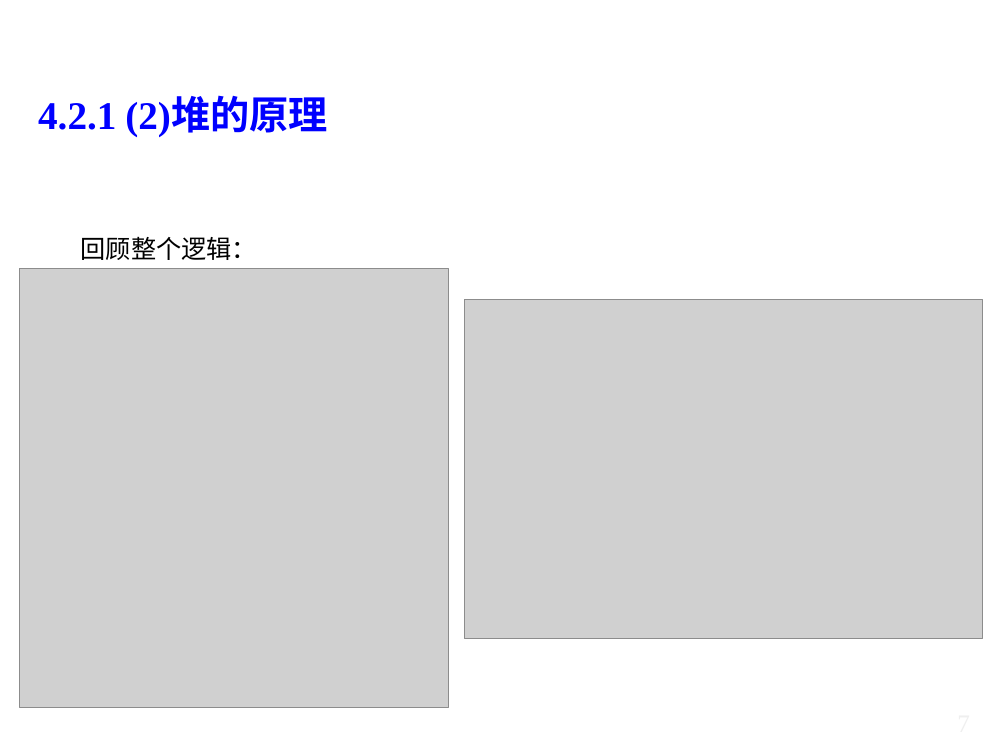
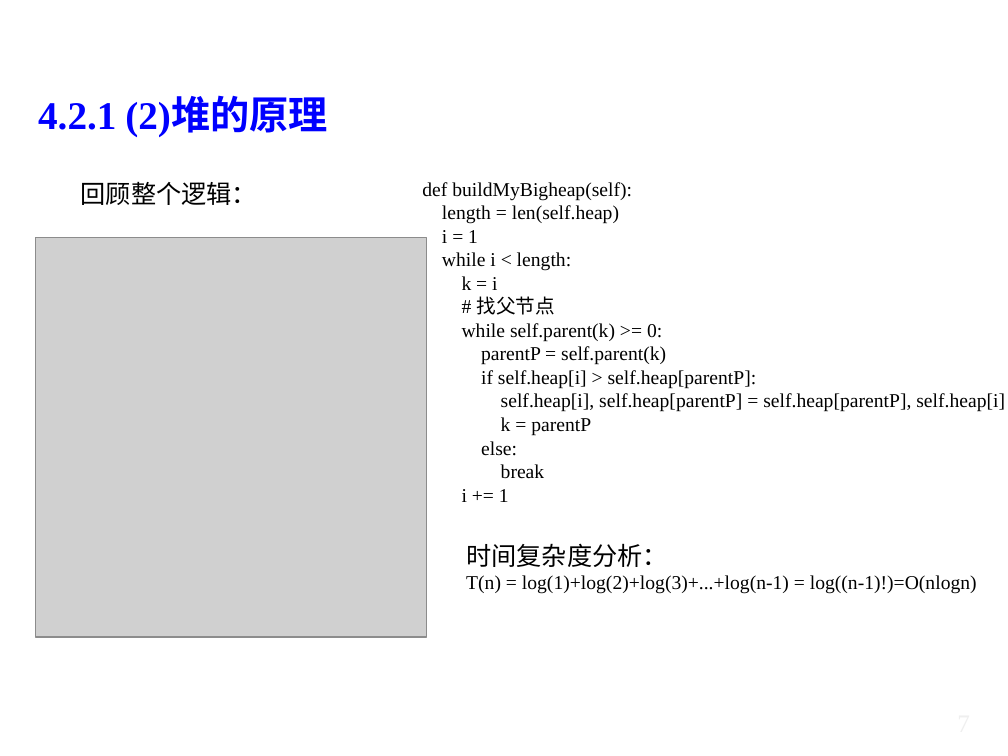
Before and after one commit to liutongling/DP, a slide deck: slide 33 of file/第4章 贪心法.pptx (slide 34 before the commit). Drawn at 1008x756 pixels with LibreOffice and Linux fonts; fonts in the diff are those of the drawing; grey boxes stand for pictures; background and template pictures are left out. Boxes give left, top, right and bottom in pixels: in the first picture for what was removed or moved away, otherwise in the second. Text is boxed around its words. In the diff, an @@ line names an element or a change of style, - is before the commit and + after.

```diff
--- a/file/第4章 贪心法.pptx
+++ b/file/第4章 贪心法.pptx
@@ text "回顾整个逻辑：": place and size @@
-text "回顾整个逻辑：" at (81,236,257,260)
+text "回顾整个逻辑：" at (81,181,257,205)
@@ text added at (422,182,1005,502), 14 pt, text #000000 @@
+def buildMyBigheap(self):
+length = len(self.heap)
+i = 1
+while i < length:
+k = i
+# 找父节点
+while self.parent(k) >= 0:
+parentP = self.parent(k)
+if self.heap[i] > self.heap[parentP]:
+self.heap[i], self.heap[parentP] = self.heap[parentP], self.heap[i]
+k = parentP
+else:
+break
+i += 1
@@ picture: place and size @@
-picture at (20,269,449,708)
+picture at (35,238,425,637)
@@ picture removed at (465,299,983,638) @@
@@ text added at (466,543,977,594), 14 pt, text #000000 @@
+时间复杂度分析：
+T(n) = log(1)+log(2)+log(3)+...+log(n-1) = log((n-1)!)=O(nlogn)
```
Also in this commit, not shown: 5 other slides changed, 1 slide added, 1 slide removed, 2 other files.
